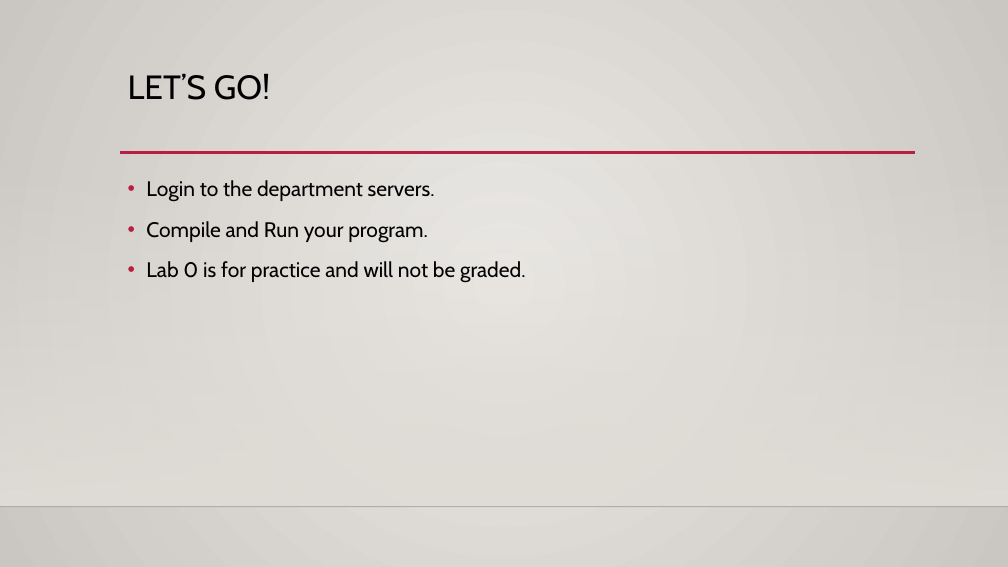
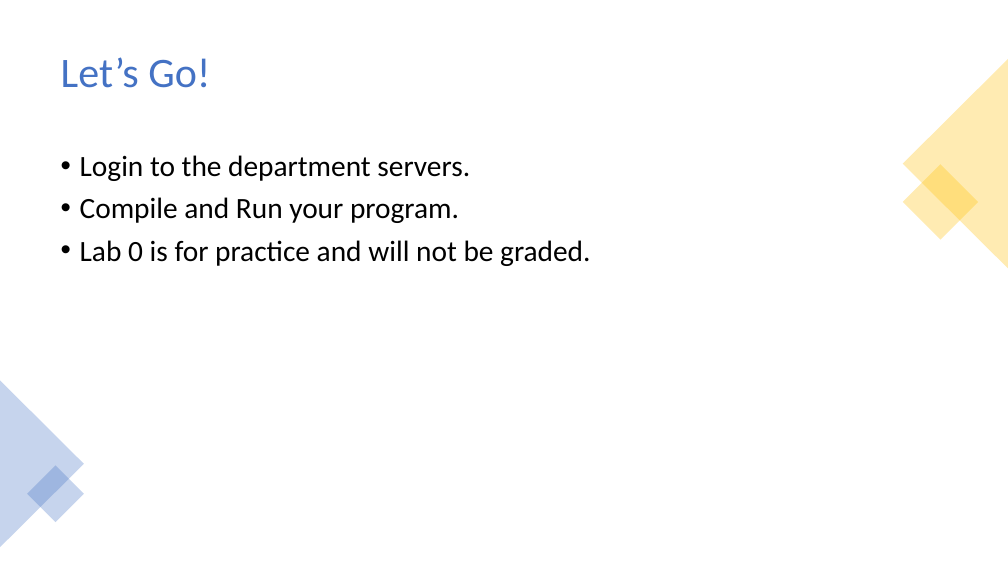
Before and after one commit to PRATHIKSHA1995/PRATHIKSHA1995.github.io, a slide deck: slide 7 of CSCE206/src/Lab Introduction.pptx. Drawn at 1008x567 pixels with LibreOffice and Linux fonts; fonts in the diff are those of the drawing; background and template pictures are left out. Boxes give left, top, right and bottom in pixels: in the first picture for what was removed or moved away, otherwise in the second. Text is boxed around its words. In the diff, an @@ line names an element or a change of style, - is before the commit and + after.

```diff
--- a/CSCE206/src/Lab Introduction.pptx
+++ b/CSCE206/src/Lab Introduction.pptx
@@ background gradient #ECEAE7 to #CAC7C1 to #FFFFFF @@
@@ title "Let’s Go!" at box(61, 57, 210, 88): vertical alignment top to middle @@
@@ title at box(61, 57, 210, 88): text changed; size 32 to 40 pt; font Cabin to Calibri; text colour #000000 to #4472C4 @@
-LET’S GO!
+Let’s Go!
@@ triangle added at box(903, 59, 1008, 268), fill #FFC000 at 30% opacity @@
@@ text "Login to the department servers.": place and size @@
-text "Login to the department servers." at box(146, 180, 526, 283)
+text "Login to the department servers." at box(80, 155, 590, 266)
@@ text "Login to the department servers." at box(80, 155, 590, 266): size 20 to 28 pt, font Cabin to Calibri; line spacing 1.2 to 0.9 @@
@@ rectangle removed at box(0, 167, 1008, 507) @@
@@ line removed from (120, 153) to (915, 153) @@
@@ rectangle added at box(903, 164, 979, 240), fill #FFC000 at 30% opacity @@
@@ triangle added at box(0, 380, 84, 547), fill #4472C4 at 30% opacity @@
@@ rectangle added at box(27, 465, 84, 522), fill #4472C4 at 30% opacity @@
@@ line removed from (0, 507) to (1008, 507) @@
```
Also in this commit, not shown: 7 other slides changed, 1 slide added, 1 other file.
